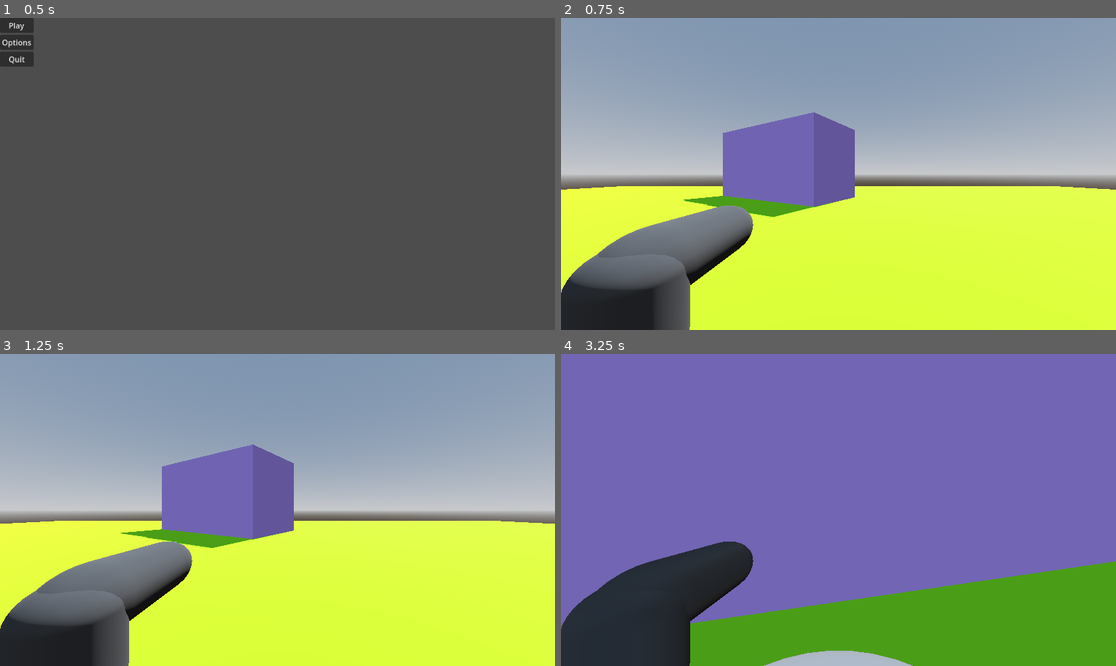
Above: before the commit, frames 1-4 (two rows, left to right).
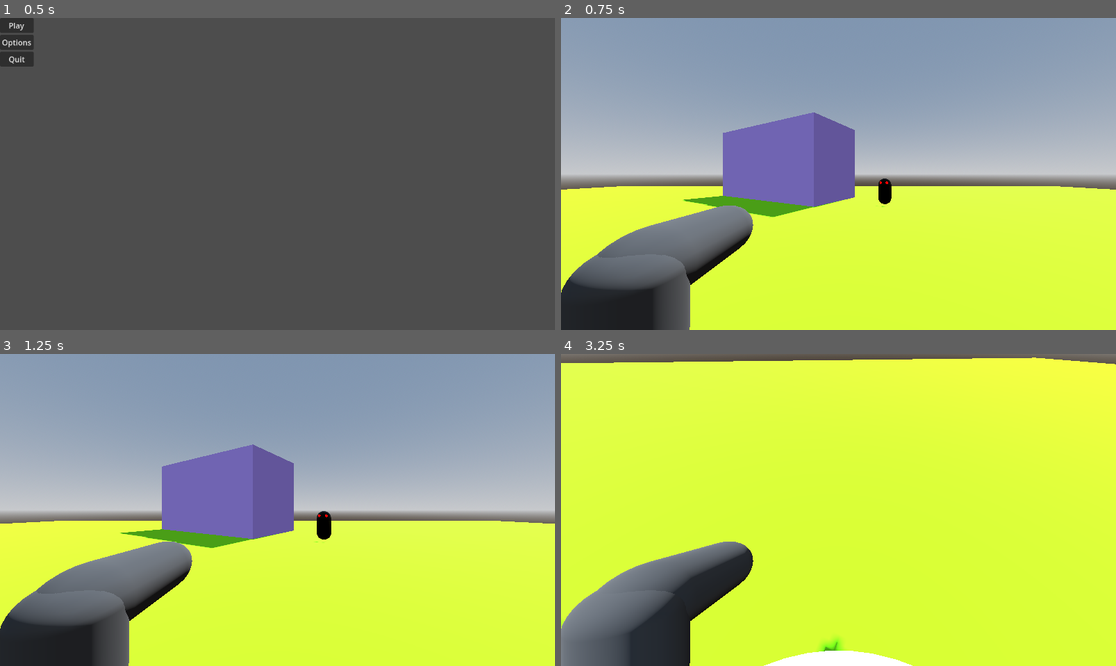
Above: after the commit, the same moments.

Repository: covmoore/potions_and_arsenals
Game: Godot game, scene res://scenes/MainMenu.tscn
Two runs of this game, one before a commit and one after it. Both use one fixed random seed, a clock stepped at 60 frames per second and the inputs below.
Inputs (mouse positions are in pixels of both pictures, inside the frame that each line leads up to):
- Up to frame 1 (0.5 s): no input
- Up to frame 2 (0.75 s): click "Play" at 0.5 s
- Up to frame 3 (1.25 s): no input
- Up to frame 4 (3.25 s): tap Enter at 1.25 s; move the mouse to (866, 510) at 1.27 s; hold W (move_forward) from 1.28 s (still down); click (866, 510) at 1.35 s; tap Space (jump) at 1.52, 2.27 s; move the mouse to (810, 510) at 2.02 s; click (810, 510) at 2.1 s; move the mouse to (849, 503) at 2.77 s; click (849, 503) at 2.85 s

Frame 1 is identical in both runs. In frame 2, 0.2% of the frame differs, in the area x 56-60%, y 51-61%; in frame 3, 0.2%; in frame 4, 96%, in the area x 0-100%, y 0-100%.

Commit message:
creating basic enemy script

Diff:
--- a/handlers/Player.gd
+++ b/handlers/Player.gd
@@ -4,6 +4,7 @@
 const SPEED = 5.0
 const JUMP_VELOCITY = 4.5
 const SENSITIVITY = 0.003
+var health = 5
 var mouse_mode = "captured"
 
 # Get the gravity from the project settings to be synced with RigidBody nodes.
@@ -62,3 +63,8 @@
 			get_parent().add_child(bullet_instance)
 
 	move_and_slide()
+
+func hit(dmg):
+	health -= dmg
+	if health <= 0:
+		print("You are dead!")
--- a/handlers/handgun_projectile.gd
+++ b/handlers/handgun_projectile.gd
@@ -17,6 +17,9 @@
 	if ray.is_colliding():
 		mesh.visible = false
 		particles.emitting = true
+		ray.enabled = false
+		if ray.get_collider().is_in_group("enemy"):
+			ray.get_collider().hit(1)
 		await get_tree().create_timer(1.0).timeout
 		queue_free()
 
--- /dev/null
+++ b/model_scenes/enemy.gd
@@ -0,0 +1,32 @@
+extends CharacterBody3D
+
+var health = 5
+const SPEED = 3.0
+const ATTACK_RANGE = 1
+
+var player = null
+@export var player_path : NodePath
+
+@onready var nav_agent = $NavigationAgent3D
+@onready var collider = $CollisionShape3D
+
+
+func _ready():
+	player = get_node(player_path)
+
+func _process(delta):
+	velocity = Vector3.ZERO
+	nav_agent.set_target_position(player.global_transform.origin)
+	var next_nav_point = nav_agent.get_next_path_position()
+	velocity = (next_nav_point - global_transform.origin).normalized() * SPEED
+	move_and_slide()
+	if _target_in_range():
+		player.hit(1)
+
+func _target_in_range():
+	return global_position.distance_to(player.global_position) < ATTACK_RANGE
+
+func hit(dmg):
+	health -= dmg
+	if(health <= 0):
+		queue_free()
--- a/model_scenes/handgun_projectile.tscn
+++ b/model_scenes/handgun_projectile.tscn
@@ -12,7 +12,6 @@
 material = SubResource("StandardMaterial3D_oyx2s")
 
 [sub_resource type="ParticleProcessMaterial" id="ParticleProcessMaterial_juvny"]
-inherit_velocity_ratio = -0.625
 direction = Vector3(0, 0, 1)
 initial_velocity_min = 3.0
 initial_velocity_max = 4.0
@@ -38,9 +37,11 @@
 [node name="RayCast3D" type="RayCast3D" parent="."]
 transform = Transform3D(1, 0, 0, 0, 1, 0, 0, 0, 0.473955, 0, 0, 0.0796404)
 target_position = Vector3(0, 0, -1)
+collide_with_areas = true
 
 [node name="GPUParticles3D" type="GPUParticles3D" parent="."]
 transform = Transform3D(1, 0, 0, 0, 1, 0, 0, 0, 1, 0.00389647, -0.0128397, -0.381815)
+emitting = false
 explosiveness = 1.0
 process_material = SubResource("ParticleProcessMaterial_juvny")
 draw_pass_1 = SubResource("SphereMesh_55va6")
--- /dev/null
+++ b/model_scenes/temp_enemy.tscn
@@ -0,0 +1,57 @@
+[gd_scene load_steps=7 format=3 uid="uid://driaaxhm5pppt"]
+
+[ext_resource type="Script" path="res://model_scenes/enemy.gd" id="1_v4k3s"]
+
+[sub_resource type="StandardMaterial3D" id="StandardMaterial3D_l1ldu"]
+transparency = 1
+blend_mode = 3
+depth_draw_mode = 2
+albedo_color = Color(0, 0, 0, 1)
+metallic = 1.0
+metallic_specular = 0.0
+roughness = 0.0
+rim_tint = 1.0
+clearcoat_enabled = true
+clearcoat_roughness = 0.0
+refraction_scale = 1.0
+proximity_fade_distance = 0.0
+distance_fade_max_distance = 0.0
+
+[sub_resource type="CapsuleMesh" id="CapsuleMesh_g28yy"]
+material = SubResource("StandardMaterial3D_l1ldu")
+
+[sub_resource type="StandardMaterial3D" id="StandardMaterial3D_pv4mf"]
+albedo_color = Color(1, 0, 0, 1)
+metallic = 1.0
+metallic_specular = 0.0
+emission_enabled = true
+emission = Color(1, 0, 0, 1)
+emission_energy_multiplier = 5.0
+clearcoat_enabled = true
+clearcoat_roughness = 0.0
+
+[sub_resource type="SphereMesh" id="SphereMesh_a2tyq"]
+material = SubResource("StandardMaterial3D_pv4mf")
+radius = 0.1
+height = 0.2
+
+[sub_resource type="CapsuleShape3D" id="CapsuleShape3D_atysc"]
+
+[node name="TempEnemy" type="CharacterBody3D" groups=["enemy"]]
+script = ExtResource("1_v4k3s")
+
+[node name="MeshInstance3D" type="MeshInstance3D" parent="."]
+mesh = SubResource("CapsuleMesh_g28yy")
+
+[node name="MeshInstance3D2" type="MeshInstance3D" parent="."]
+transform = Transform3D(1, 0, 0, 0, 1, 0, 0, 0, 1, 0.217471, 0.674713, 0.385076)
+mesh = SubResource("SphereMesh_a2tyq")
+
+[node name="MeshInstance3D3" type="MeshInstance3D" parent="."]
+transform = Transform3D(1, 0, 0, 0, 1, 0, 0, 0, 1, -0.232626, 0.674713, 0.385076)
+mesh = SubResource("SphereMesh_a2tyq")
+
+[node name="CollisionShape3D" type="CollisionShape3D" parent="."]
+shape = SubResource("CapsuleShape3D_atysc")
+
+[node name="NavigationAgent3D" type="NavigationAgent3D" parent="."]
--- a/scenes/Level1.tscn
+++ b/scenes/Level1.tscn
@@ -1,6 +1,7 @@
-[gd_scene load_steps=16 format=3 uid="uid://buyhvh6k31qu7"]
+[gd_scene load_steps=19 format=3 uid="uid://buyhvh6k31qu7"]
 
 [ext_resource type="Script" path="res://handlers/Player.gd" id="1_8i62a"]
+[ext_resource type="PackedScene" uid="uid://driaaxhm5pppt" path="res://model_scenes/temp_enemy.tscn" id="1_cs7gb"]
 [ext_resource type="PackedScene" uid="uid://cvv5pwrpajr15" path="res://model_scenes/tem_hand_gun.tscn" id="2_b3gqk"]
 
 [sub_resource type="ProceduralSkyMaterial" id="ProceduralSkyMaterial_f6la6"]
@@ -14,6 +15,25 @@
 background_mode = 2
 sky = SubResource("Sky_bm8if")
 tonemap_mode = 2
+
+[sub_resource type="StandardMaterial3D" id="StandardMaterial3D_ugpae"]
+albedo_color = Color(0.714684, 0.606748, 1, 1)
+
+[sub_resource type="BoxMesh" id="BoxMesh_u445y"]
+material = SubResource("StandardMaterial3D_ugpae")
+
+[sub_resource type="PhysicsMaterial" id="PhysicsMaterial_8los7"]
+
+[sub_resource type="BoxShape3D" id="BoxShape3D_5qdlf"]
+
+[sub_resource type="NavigationMesh" id="NavigationMesh_hr1lv"]
+vertices = PackedVector3Array(-41.1485, 0.3, -34.761, -41.1485, 0.3, 34.739, 41.1515, 0.3, 34.739, 41.1515, 0.3, -34.761)
+polygons = [PackedInt32Array(3, 2, 0), PackedInt32Array(0, 2, 1)]
+cell_size = 0.1
+cell_height = 0.1
+
+[sub_resource type="StandardMaterial3D" id="StandardMaterial3D_6mppw"]
+albedo_color = Color(0.454986, 0.809785, 0, 1)
 
 [sub_resource type="StandardMaterial3D" id="StandardMaterial3D_2ta2s"]
 
@@ -31,27 +51,37 @@
 [sub_resource type="SphereMesh" id="SphereMesh_24ban"]
 material = SubResource("StandardMaterial3D_eti20")
 
-[sub_resource type="StandardMaterial3D" id="StandardMaterial3D_6mppw"]
-albedo_color = Color(0.454986, 0.809785, 0, 1)
-
-[sub_resource type="StandardMaterial3D" id="StandardMaterial3D_ugpae"]
-albedo_color = Color(0.714684, 0.606748, 1, 1)
-
-[sub_resource type="BoxMesh" id="BoxMesh_u445y"]
-material = SubResource("StandardMaterial3D_ugpae")
-
-[sub_resource type="BoxShape3D" id="BoxShape3D_4qam7"]
-
 [node name="World" type="Node3D"]
 
-[node name="DirectionalLight3D" type="DirectionalLight3D" parent="."]
-transform = Transform3D(-0.866023, -0.433016, 0.250001, 0, 0.499998, 0.866027, -0.500003, 0.749999, -0.43301, 0, 0, 0)
+[node name="Map" type="Node3D" parent="."]
+
+[node name="DirectionalLight3D" type="DirectionalLight3D" parent="Map"]
+transform = Transform3D(-0.866024, -0.433016, 0.250001, 0, 0.499998, 0.866026, -0.500003, 0.749999, -0.43301, 0, 0, 0)
 shadow_enabled = true
 
-[node name="WorldEnvironment" type="WorldEnvironment" parent="."]
+[node name="WorldEnvironment" type="WorldEnvironment" parent="Map"]
 environment = SubResource("Environment_quc4e")
 
-[node name="Player" type="CharacterBody3D" parent="."]
+[node name="MeshInstance3D3" type="MeshInstance3D" parent="Map"]
+transform = Transform3D(-3.40319, 0, -10.6681, 0, 7.1066, 0, 5.4136, 0, -6.70634, -5.38735, 3.30178, -19.7423)
+mesh = SubResource("BoxMesh_u445y")
+skeleton = NodePath("")
+
+[node name="StaticBody3D" type="StaticBody3D" parent="Map/MeshInstance3D3"]
+physics_material_override = SubResource("PhysicsMaterial_8los7")
+
+[node name="CollisionShape3D" type="CollisionShape3D" parent="Map/MeshInstance3D3/StaticBody3D"]
+shape = SubResource("BoxShape3D_5qdlf")
+
+[node name="NavigationRegion3D" type="NavigationRegion3D" parent="Map"]
+navigation_mesh = SubResource("NavigationMesh_hr1lv")
+
+[node name="CSGBox3D" type="CSGBox3D" parent="Map/NavigationRegion3D"]
+transform = Transform3D(83.2971, 0, 0, 0, 0.2, 0, 0, 0, 70.522, 0, 0, 0)
+use_collision = true
+material = SubResource("StandardMaterial3D_6mppw")
+
+[node name="Player" type="CharacterBody3D" parent="." groups=["player"]]
 transform = Transform3D(1, 0, 0, 0, 1, 0, 0, 0, 1, 0, 1.5, 0)
 script = ExtResource("1_8i62a")
 
@@ -84,31 +114,18 @@
 transform = Transform3D(0.205, 0, 0, 0, 0.205, 0, 0, 0, 0.205, -0.287545, 0.157747, -0.345994)
 mesh = SubResource("SphereMesh_24ban")
 
-[node name="CSGBox3D" type="CSGBox3D" parent="."]
-transform = Transform3D(83.2971, 0, 0, 0, 0.2, 0, 0, 0, 70.522, 0, 0, 0)
-use_collision = true
-material = SubResource("StandardMaterial3D_6mppw")
+[node name="TempEnemy" parent="." instance=ExtResource("1_cs7gb")]
+transform = Transform3D(-0.974668, 0, -0.223658, 0, 1, 0, 0.223658, 0, -0.974668, 0, 1.10625, 13.1442)
+player_path = NodePath("../Player")
 
-[node name="MeshInstance3D" type="MeshInstance3D" parent="."]
-transform = Transform3D(3.55029, 0, 0, 0, 8.34726, 0, 0, 0, 12.8711, 12.5576, 3.99343, 0)
-mesh = SubResource("BoxMesh_u445y")
-skeleton = NodePath("CollisionShape3D")
+[node name="TempEnemy2" parent="." instance=ExtResource("1_cs7gb")]
+transform = Transform3D(-0.391695, 0, -0.920095, 0, 1, 0, 0.920095, 0, -0.391695, 11.0141, 1.10625, 9.16435)
+player_path = NodePath("../Player")
 
-[node name="CollisionShape3D" type="CollisionShape3D" parent="MeshInstance3D"]
-shape = SubResource("BoxShape3D_4qam7")
+[node name="TempEnemy3" parent="." instance=ExtResource("1_cs7gb")]
+transform = Transform3D(0.520399, 0, -0.853924, 0, 1, 0, 0.853924, 0, 0.520399, 18.1917, 0.942921, -7.18677)
+player_path = NodePath("../Player")
 
-[node name="MeshInstance3D2" type="MeshInstance3D" parent="."]
-transform = Transform3D(2.87596, 0, -14.6516, 0, 4.97429, 0, 4.67883, 0, 9.00596, 11.4172, 2.67307, 18.212)
-mesh = SubResource("BoxMesh_u445y")
-skeleton = NodePath("CollisionShape3D")
-
-[node name="CollisionShape3D" type="CollisionShape3D" parent="MeshInstance3D2"]
-shape = SubResource("BoxShape3D_4qam7")
-
-[node name="MeshInstance3D3" type="MeshInstance3D" parent="."]
-transform = Transform3D(-3.40319, 0, -10.6681, 0, 7.1066, 0, 5.4136, 0, -6.70634, -5.38735, 3.30178, -19.7423)
-mesh = SubResource("BoxMesh_u445y")
-skeleton = NodePath("CollisionShape3D")
-
-[node name="CollisionShape3D" type="CollisionShape3D" parent="MeshInstance3D3"]
-shape = SubResource("BoxShape3D_4qam7")
+[node name="TempEnemy4" parent="." instance=ExtResource("1_cs7gb")]
+transform = Transform3D(0.921335, 0, -0.38877, 0, 1, 0, 0.38877, 0, 0.921335, 3.71624, 0.942921, -15.3612)
+player_path = NodePath("../Player")
